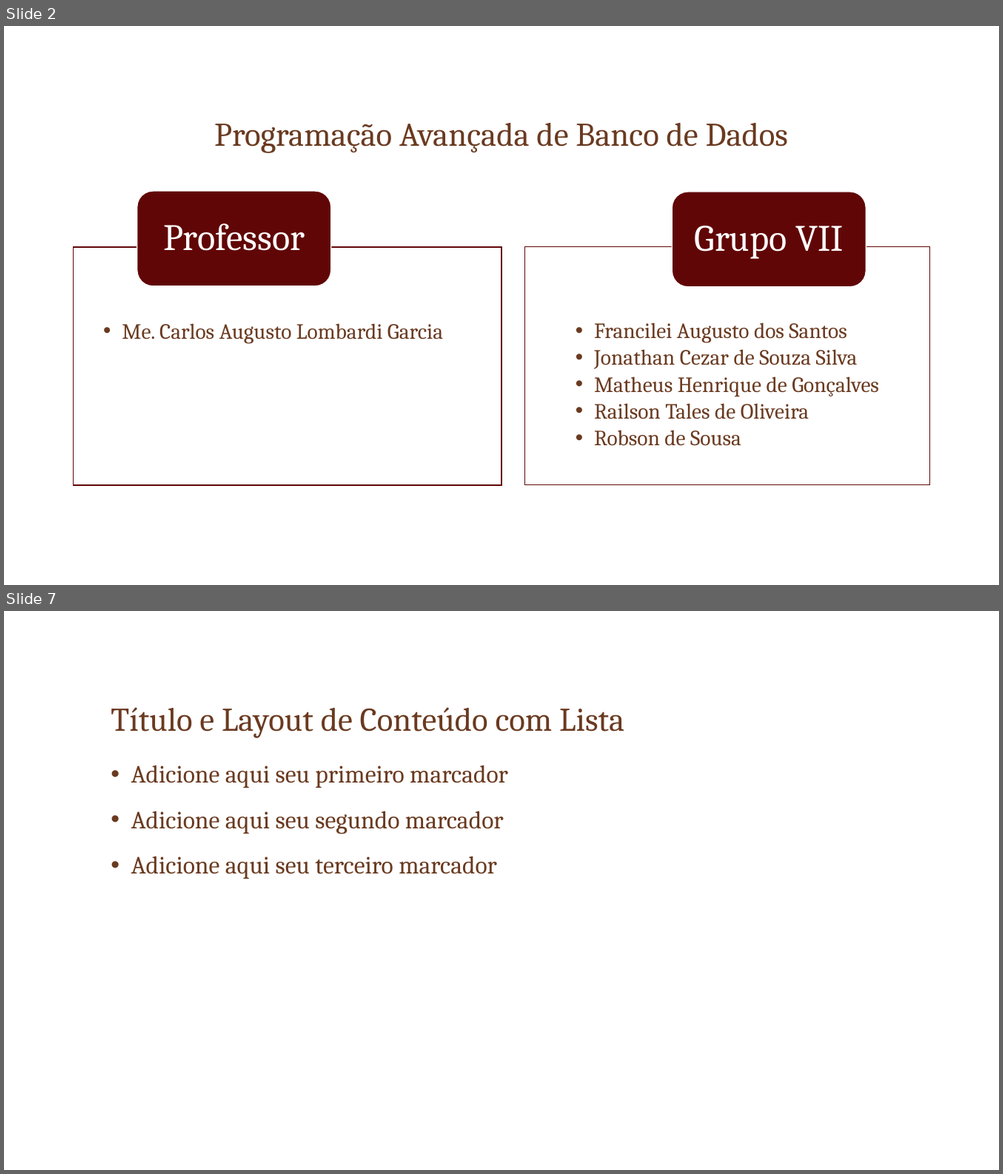
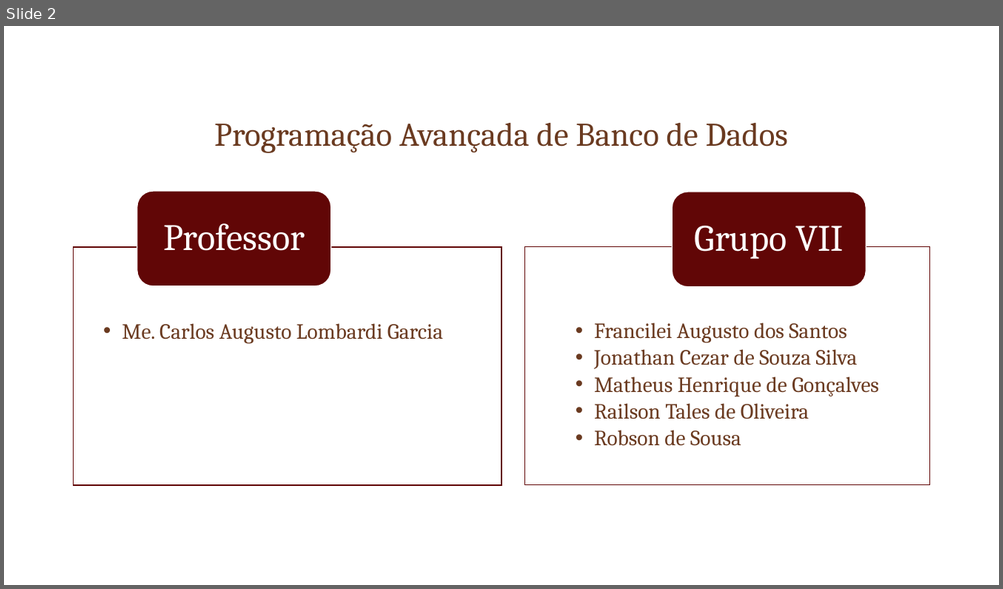
Before and after one commit to robsoncartes/group-vii-triggers, a slide deck: SlideApresentacao/TRIGGERS.pptx. Shown one above the other, each under a label of ours: slides 2 and 7 before the commit, slide 2 after it; the slides between them are not shown. The pictures are 1003x1174 and 1003x589 pixels, drawn with LibreOffice and Linux fonts; fonts in the diff are those of the drawing; background and template pictures are left out. Boxes give left, top, right and bottom in pixels: in the first picture for what was removed or moved away, otherwise in the second. Text is boxed around its words. In the diff, an @@ line names an element or a change of style, - is before the commit and + after.

```diff
--- a/SlideApresentacao/TRIGGERS.pptx
+++ b/SlideApresentacao/TRIGGERS.pptx
@@ slide 7 removed at (4, 611, 999, 1170), background picture (left out) @@
@@ title removed at (111, 707, 624, 738) @@
-Título e Layout de Conteúdo com Lista
@@ text removed at (131, 765, 508, 879) @@
-• Adicione aqui seu primeiro marcador
-• Adicione aqui seu segundo marcador
-• Adicione aqui seu terceiro marcador
```
Also in this commit, not shown: 2 slides changed, 7 slides added, 11 other slides removed, 5 other files.
